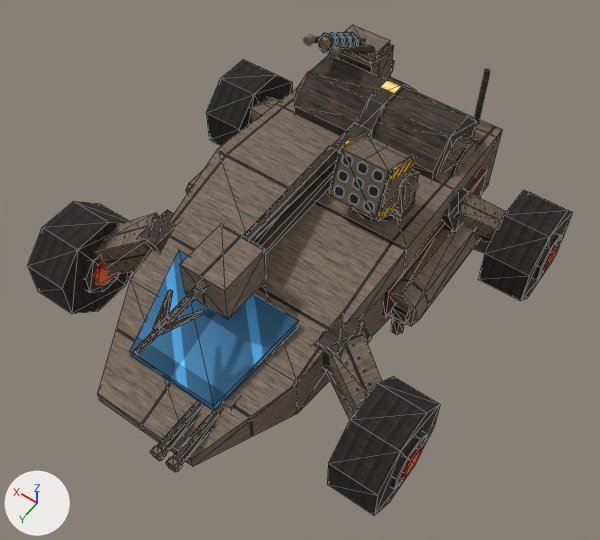
An edit to the glTF model art/models/dingo.glb, drawn before and after from the same camera.
Both versions are drawn from a camera (50 mm lens) standing at (-45.0, 64.7, 104.3) and looking at (-3.8, 7.1, 13.7). The axes (+X, +Y, +Z) are drawn at lower left. The lights are the same throughout. The older version comes first. Mesh edges are drawn as thin lines on the coarser meshes. Where no turn or scale is listed for an object, it has been applied to the vertices.

The scene before the commit, as lines of its bpy script (objects in view):
```python
ob_barrel = bpy.data.objects.new('barrel', me_barrel)
ob_barrel.location = (-6.0, 26.0, 10.5)
ob_barrel_001 = bpy.data.objects.new('barrel.001', me_barrel_001)
ob_barrel_001.location = (-6.0, 26.0, 10.5)
ob_muzzle = bpy.data.objects.new('muzzle', me_muzzle)
ob_muzzle.location = (-6.0, 26.0, 10.5)
ob_muzzle_001 = bpy.data.objects.new('muzzle.001', me_muzzle_001)
ob_muzzle_001.location = (-6.0, 26.0, 10.5)
ob_receiver = bpy.data.objects.new('receiver', me_receiver)
ob_receiver.location = (-6.0, 26.0, 10.5)
ob_swing_arm_002 = bpy.data.objects.new('swing_arm.002', me_swing_arm_002)
ob_swing_arm_002.location = (0.0, 0.0, 0.0)
# also in view: 'rail' at (0.0, 3.0, 21.2); 'arm_hip.001' at (15.0, 14.0, 14.0); 'visor' at (0.0, 23.0, 14.2); 'swing_arm.001' at (20.3, 16.7, 11.2); 'launch_head' at (0.0, 18.0, 22.0)
```
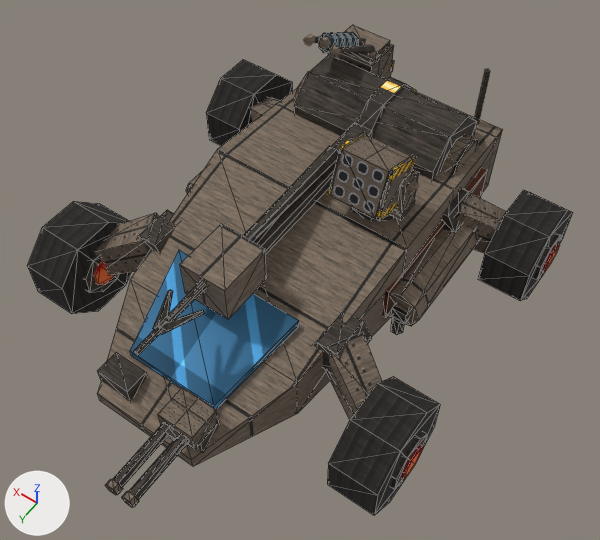
Location of each change, [x1, y1, x2, y2] in pixels of the pictures (600 x 540 px):
'receiver', moved (mostly hidden before)
    before: [222, 395, 237, 409]
    after: [158, 387, 218, 450]
'barrel', moved
    before: [173, 411, 219, 464]
    after: [129, 433, 189, 500]
'barrel.001', moved
    before: [157, 400, 203, 453]
    after: [113, 422, 171, 487]
'nose_mount.001', added
    after: [98, 352, 147, 401]
'muzzle', moved
    before: [165, 456, 182, 472]
    after: [121, 491, 139, 508]
'muzzle.001', moved
    before: [150, 445, 167, 461]
    after: [105, 479, 123, 495]
'nose_mount', added
    after: [197, 421, 220, 451]

The change, as a list of edits to the scene's bpy script:
```text
Add me_nose_mount_001:
    me_nose_mount_001.from_pydata(...)  # a box spanning x 3.4..8.6, y 31.0..34.5, z 9.0..12.0
    me_nose_mount_001.materials.append(mat_steel_dark)  # picture img_dark
Add me_nose_mount:
    me_nose_mount.from_pydata(...)  # a box spanning x -8.6..-3.4, y 31.0..34.5, z 9.0..12.0
    me_nose_mount.materials.append(mat_steel_dark)  # picture img_dark
Change ob_barrel:
    ob_barrel.location: (-6.0, 26.0, 10.5) -> (-6.0, 33.0, 13.6)
Change ob_barrel_001:
    ob_barrel_001.location: (-6.0, 26.0, 10.5) -> (-6.0, 33.0, 13.6)
Change ob_muzzle:
    ob_muzzle.location: (-6.0, 26.0, 10.5) -> (-6.0, 33.0, 13.6)
Change ob_muzzle_001:
    ob_muzzle_001.location: (-6.0, 26.0, 10.5) -> (-6.0, 33.0, 13.6)
Change ob_receiver:
    ob_receiver.location: (-6.0, 26.0, 10.5) -> (-6.0, 33.0, 13.6)
Add ob_nose_mount_001:
    ob_nose_mount_001 = bpy.data.objects.new('nose_mount.001', me_nose_mount_001)
    ob_nose_mount_001.location = (0.0, 0.0, 0.0)
Add ob_nose_mount:
    ob_nose_mount = bpy.data.objects.new('nose_mount', me_nose_mount)
    ob_nose_mount.location = (0.0, 0.0, 0.0)
```
